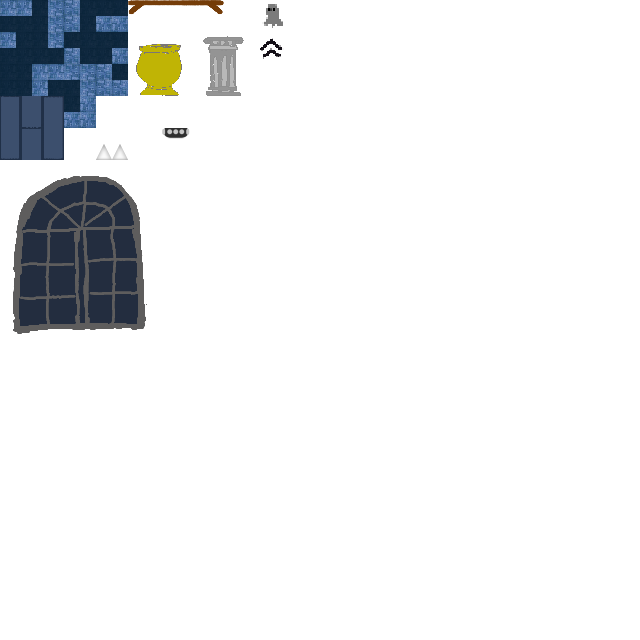
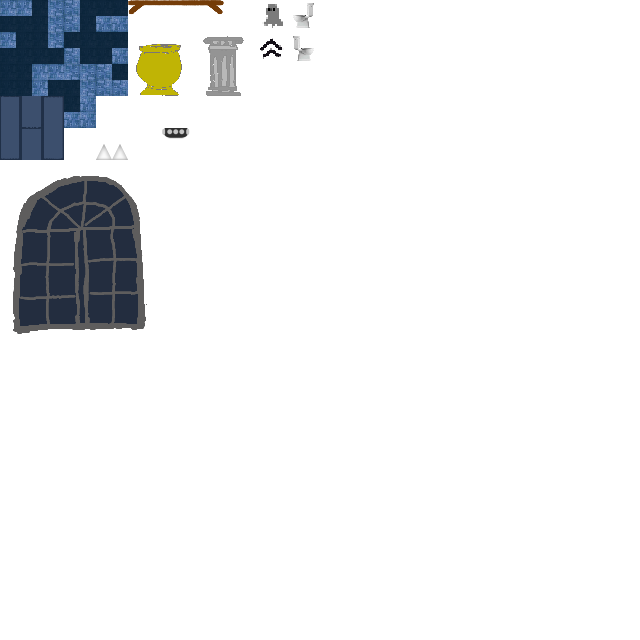
Two versions of the same layered image (w=640, h=640). Layer-by-layer changes:
added layer "Layer 60 copy" in group "Group 1" over bbox(293, 36, 314, 61)
added layer "Layer 60" in group "Group 1" over bbox(293, 3, 314, 28)
